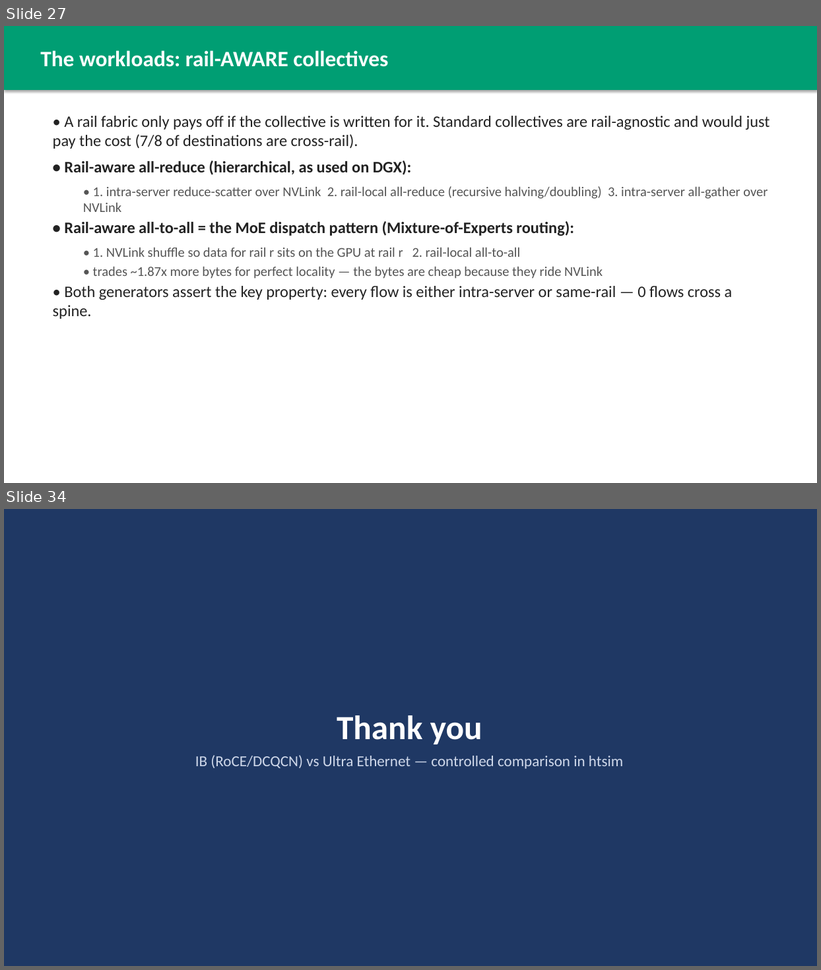
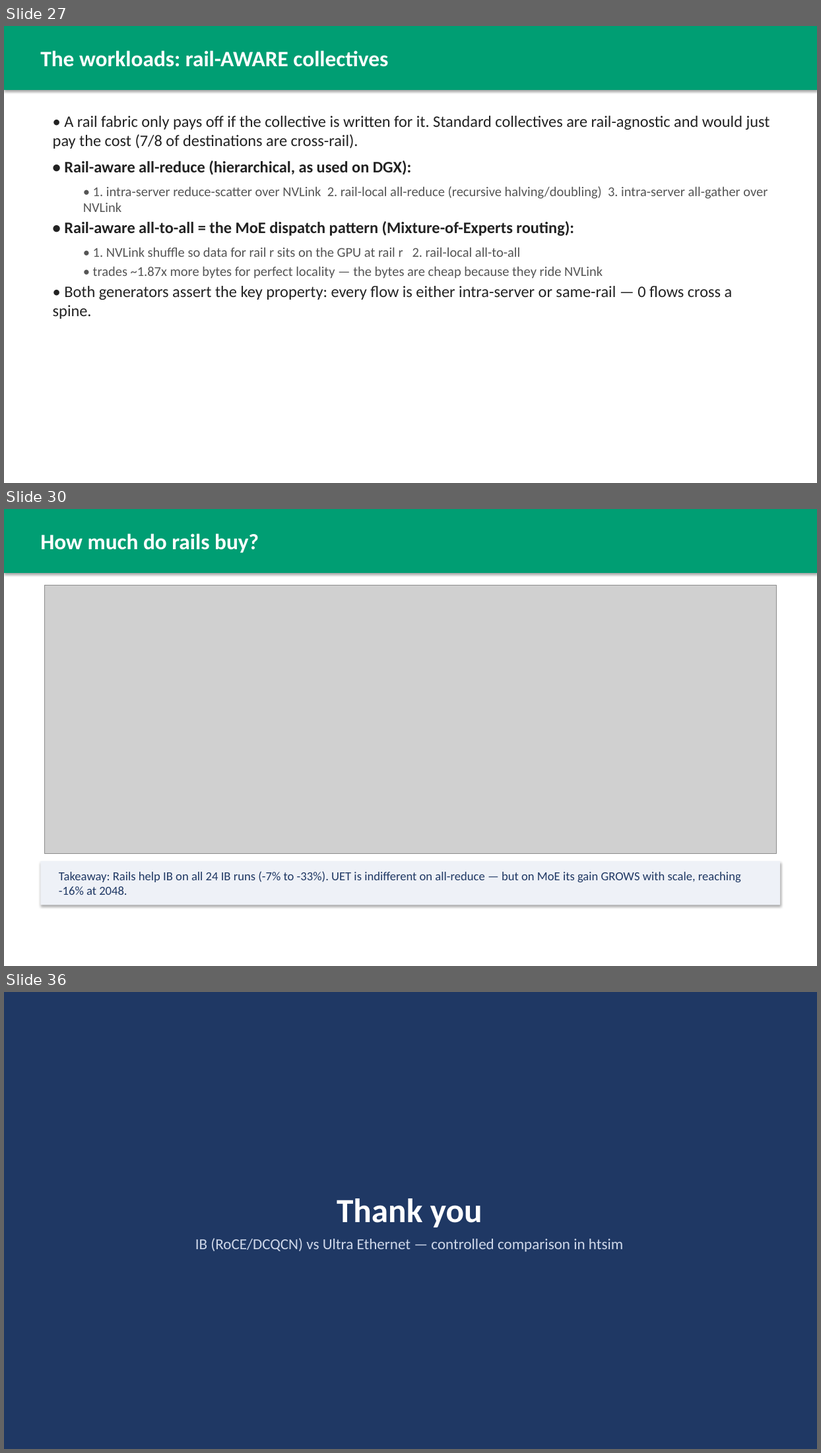
Before and after one commit to Mahmoudzahalka/HTSIM, a slide deck: htsim/sim/datacenter/experiments/runs/IB_vs_UET_presentation.pptx. Shown one above the other, each under a label of ours: slides 27 and 34 before the commit, slides 27, 30 and 36 after it; the slides between them are not shown. The pictures are 821x970 and 821x1453 pixels, drawn with LibreOffice and Linux fonts; fonts in the diff are those of the drawing; grey boxes stand for pictures. Boxes give left, top, right and bottom in pixels: in the first picture for what was removed or moved away, otherwise in the second. Text is boxed around its words. In the diff, an @@ line names an element or a change of style, - is before the commit and + after.

Commit message:
Rail study complete: 48/48 runs, fold in the 3 big-box results
The three MoE/2048/100MB cells (ib.rail, ib.flat, uet.flat) came back clean from
the larger-memory machine -- all flows finished, zero lossless overflow. Grid is
now 48/48 ok.

Reassembled results_rail.csv / utilization_rail.csv (48 rows each).

make_graphs_rail.py: g() matched only (workload,size,stack,topology) and returned
the first hit, so once 2048 rows were appended it silently plotted the 1024 row
every time -- half the grid was missing from every figure. Added an explicit node
count and split all figures by scale; new fig4 carries the IB/UET ratio.

The 2048 data overturns two conclusions drawn from the 1024-only grid:
  - "UET is indifferent to rails" holds for all-reduce but NOT for MoE, where
    UET's rail benefit grows with scale to -16% at 2048/100MB.
  - IB's 11% MoE win at 1024/100MB (0.89x) does not survive scaling: 1.31x at 2048.
Rail locality still leaves UET's retransmits unchanged (0.3-2.9%) even where it
cuts makespan 16%, which is the clearest evidence yet that MoE is endpoint-bound.

Updated §8 of DESIGN_AND_VALIDATION.md, §7 of IB_vs_UET_COMPARISON.md, and the
deck (34 -> 36 slides). RUN_ON_BIGGER_BOX.md marked done, kept as the repro record.

```diff
--- a/htsim/sim/datacenter/experiments/runs/IB_vs_UET_presentation.pptx
+++ b/htsim/sim/datacenter/experiments/runs/IB_vs_UET_presentation.pptx
@@ slide 30 added at (x1=4, y1=509, x2=817, y2=966), background #FFFFFF @@
@@ rectangle added at (x1=4, y1=509, x2=817, y2=573), fill #009E73 @@
@@ text added at (x1=40, y1=533, x2=259, y2=553), 26 pt, text #FFFFFF, bold @@
+How much do rails buy?
@@ picture added at (x1=45, y1=586, x2=777, y2=854) @@
@@ rectangle added at (x1=40, y1=861, x2=781, y2=906), fill #EEF1F7 @@
@@ text added at (x1=59, y1=871, x2=741, y2=895), 14.5 pt, text #1F3864 @@
+Takeaway: Rails help IB on all 24 IB runs (-7% to -33%). UET is indifferent on all-reduce — but on MoE its gain GROWS with scale, reaching -16% at 2048.
@@ what was slide 34 is now slide 36 @@
```
Also in this commit, not shown: 6 slides changed, 2 other slides added, 1 slide removed, 12 other files.
